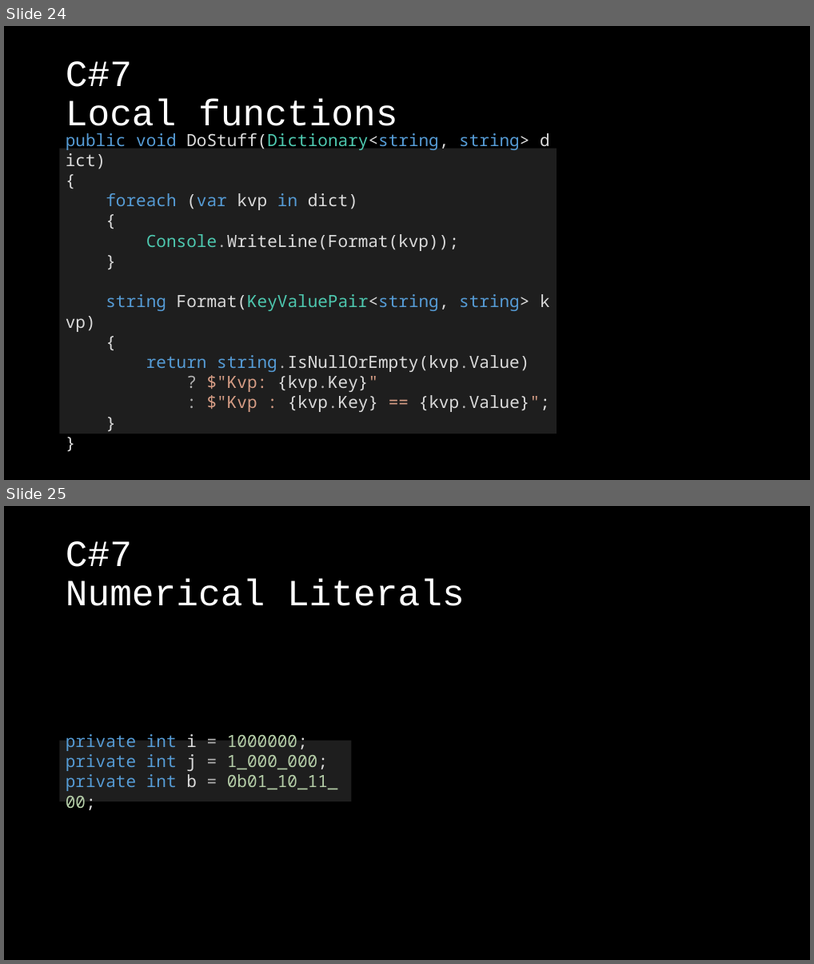
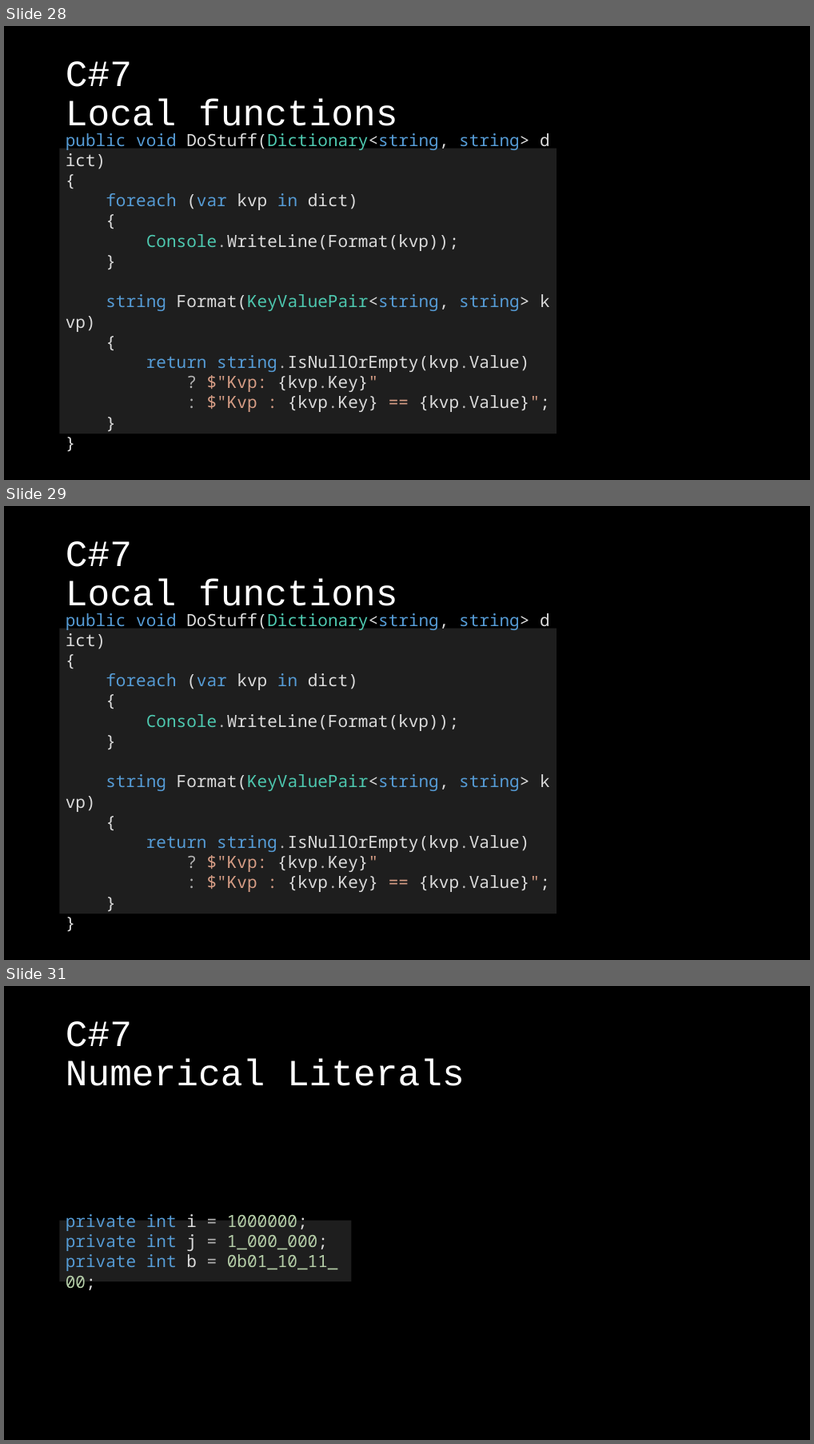
Before and after one commit to KlausLinzner/CSTrainings, a slide deck: WhatsNew.pptx. Shown one above the other, each under a label of ours: slides 24 and 25 before the commit, slides 28, 29 and 31 after it; the slides between them are not shown. The pictures are 814x964 and 814x1444 pixels, drawn with LibreOffice and Linux fonts; fonts in the diff are those of the drawing; background and template pictures are left out. Boxes give left, top, right and bottom in pixels: in the first picture for what was removed or moved away, otherwise in the second. Text is boxed around its words. In the diff, an @@ line names an element or a change of style, - is before the commit and + after.

```diff
--- a/WhatsNew.pptx
+++ b/WhatsNew.pptx
@@ slide 29 added at [4,506,810,960], background picture (left out) @@
@@ title added at [66,541,398,616], 44 pt, text #FFFFFF @@
+C#7
+Local functions
@@ text added at [60,625,557,916], fill #1E1E1E, 20 pt, text #DCDCDC @@
+public void DoStuff(Dictionary<string, string> dict)
+{
+foreach (var kvp in dict)
+{
+Console.WriteLine(Format(kvp));
+}
+string Format(KeyValuePair<string, string> kvp)
+{
+return string.IsNullOrEmpty(kvp.Value)
+? $"Kvp: {kvp.Key}"
+: $"Kvp : {kvp.Key} == {kvp.Value}";
+}
+}
@@ what was slide 24 is now slide 28 @@
@@ what was slide 25 is now slide 31 @@
```
Also in this commit, not shown: 4 slides changed, 7 other slides added, 25 other files.
